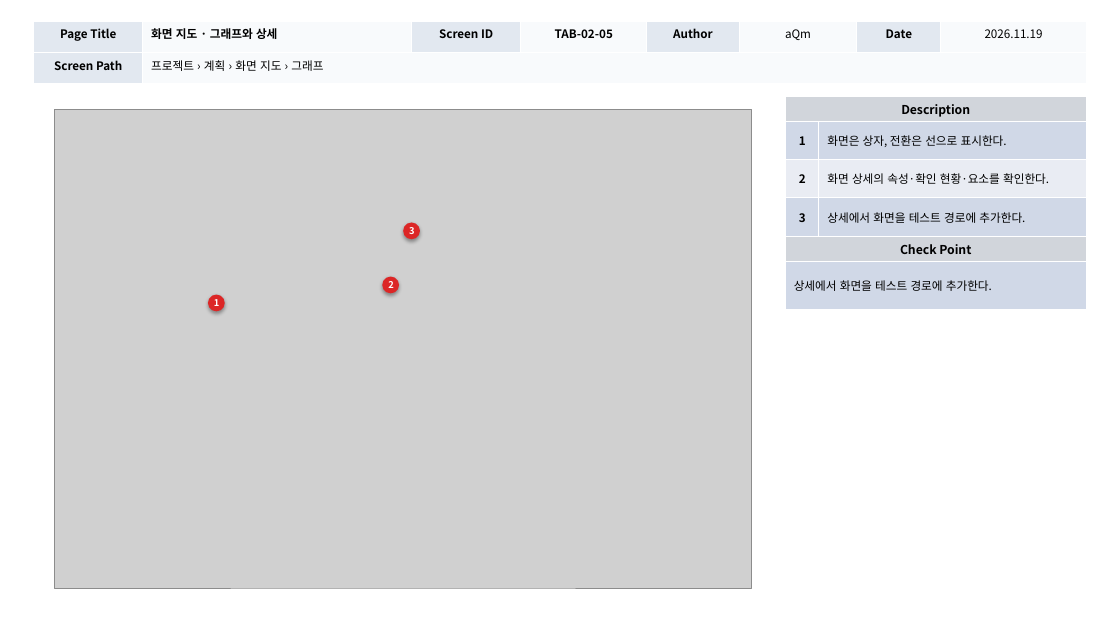
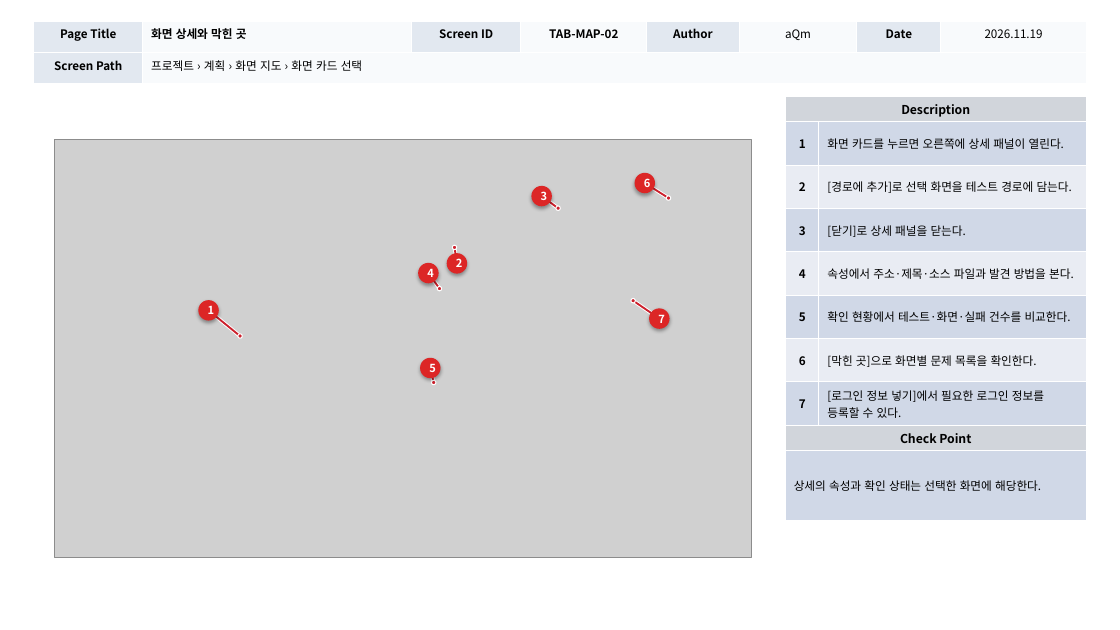
Before and after one commit to digitalist-corp/AI-TestOps, a slide deck: slide 18 of docs/aQm-산출물/AI-TestOps_UI설계서_(v1.0)_20261119.pptx (slide 17 before the commit). Drawn at 1120x630 pixels with LibreOffice and Linux fonts; fonts in the diff are those of the drawing; grey boxes stand for pictures. Boxes give left, top, right and bottom in pixels: in the first picture for what was removed or moved away, otherwise in the second. Text is boxed around its words. In the diff, an @@ line names an element or a change of style, - is before the commit and + after.

Commit message:
docs: UI 화면설계서 사용자 흐름과 조작 위치 보완

```diff
--- a/docs/aQm-산출물/AI-TestOps_UI설계서_(v1.0)_20261119.pptx
+++ b/docs/aQm-산출물/AI-TestOps_UI설계서_(v1.0)_20261119.pptx
@@ table at box(34, 21, 1086, 84) @@
-row 1, column 2: 화면 지도 · 그래프와 상세
+row 1, column 2: 화면 상세와 막힌 곳
-row 1, column 4: TAB-02-05
+row 1, column 4: TAB-MAP-02
-row 2, column 2: 프로젝트 › 계획 › 화면 지도 › 그래프
+row 2, column 2: 프로젝트 › 계획 › 화면 지도 › 화면 카드 선택
@@ table removed at box(786, 97, 1086, 310), 6 rows, 2 columns @@
-Description | 
-1 | 화면은 상자, 전환은 선으로 표시한다.
-2 | 화면 상세의 속성·확인 현황·요소를 확인한다.
-3 | 상세에서 화면을 테스트 경로에 추가한다.
-Check Point | 
-상세에서 화면을 테스트 경로에 추가한다. | 
@@ table added at box(786, 97, 1086, 521), 10 rows, 2 columns @@
+Description | 
+1 | 화면 카드를 누르면 오른쪽에 상세 패널이 열린다.
+2 | [경로에 추가]로 선택 화면을 테스트 경로에 담는다.
+3 | [닫기]로 상세 패널을 닫는다.
+4 | 속성에서 주소·제목·소스 파일과 발견 방법을 본다.
+5 | 확인 현황에서 테스트·화면·실패 건수를 비교한다.
+6 | [막힌 곳]으로 화면별 문제 목록을 확인한다.
+7 | [로그인 정보 넣기]에서 필요한 로그인 정보를 등록할 수 있다.
+Check Point | 
+상세의 속성과 확인 상태는 선택한 화면에 해당한다. | 
@@ picture: place and size @@
-picture at box(55, 109, 752, 588)
+picture at box(55, 140, 752, 558)
@@ ellipse added at box(634, 173, 655, 193), fill #DC2626, 9.5 pt, text #FFFFFF, bold @@
+6
@@ size 8 to 9.5 pt in 3 elements at box(198, 300, 218, 320), box(447, 253, 467, 273), box(532, 186, 552, 206) @@
@@ ellipse "3": place and size @@
-ellipse "3" at box(403, 223, 420, 239)
+ellipse "3" at box(532, 186, 552, 206)
@@ line added from (549, 202) to (558, 208), #FFFFFF 3.19 pt @@
@@ line added from (549, 202) to (558, 208), #CC202C 1.6 pt @@
@@ ellipse added at box(556, 206, 560, 210), fill #CC202C, outline #FFFFFF 0.91 pt @@
@@ line added from (653, 188) to (669, 198), #FFFFFF 3.19 pt @@
@@ line added from (653, 188) to (669, 198), #CC202C 1.6 pt @@
@@ ellipse added at box(666, 196, 670, 200), fill #CC202C, outline #FFFFFF 0.91 pt @@
@@ ellipse added at box(418, 263, 439, 283), fill #DC2626, 9.5 pt, text #FFFFFF, bold @@
+4
@@ ellipse "2": place and size @@
-ellipse "2" at box(382, 276, 399, 293)
+ellipse "2" at box(447, 253, 467, 273)
@@ ellipse added at box(452, 245, 456, 250), fill #CC202C, outline #FFFFFF 0.91 pt @@
@@ line added from (455, 248) to (455, 255), #FFFFFF 3.19 pt @@
@@ line added from (455, 248) to (455, 255), #CC202C 1.6 pt @@
@@ line added from (434, 281) to (439, 289), #FFFFFF 3.19 pt @@
@@ line added from (434, 281) to (439, 289), #CC202C 1.6 pt @@
@@ ellipse added at box(438, 287, 442, 291), fill #CC202C, outline #FFFFFF 0.91 pt @@
@@ ellipse added at box(631, 298, 635, 302), fill #CC202C, outline #FFFFFF 0.91 pt @@
@@ ellipse "1": place and size @@
-ellipse "1" at box(208, 295, 225, 312)
+ellipse "1" at box(198, 300, 218, 320)
@@ line added from (216, 316) to (240, 336), #FFFFFF 3.19 pt @@
@@ line added from (216, 316) to (240, 336), #CC202C 1.6 pt @@
@@ line added from (634, 301) to (652, 313), #FFFFFF 3.19 pt @@
@@ line added from (634, 301) to (652, 313), #CC202C 1.6 pt @@
@@ ellipse added at box(649, 308, 670, 329), fill #DC2626, 9.5 pt, text #FFFFFF, bold @@
+7
@@ ellipse added at box(238, 334, 242, 338), fill #CC202C, outline #FFFFFF 0.91 pt @@
@@ ellipse added at box(420, 358, 440, 378), fill #DC2626, 9.5 pt, text #FFFFFF, bold @@
+5
@@ ellipse added at box(432, 381, 436, 385), fill #CC202C, outline #FFFFFF 0.91 pt @@
@@ line added from (433, 376) to (434, 382), #FFFFFF 3.19 pt @@
@@ line added from (433, 376) to (434, 382), #CC202C 1.6 pt @@
```
Also in this commit, not shown: 24 other slides changed, 22 slides added, 8 slides removed.
